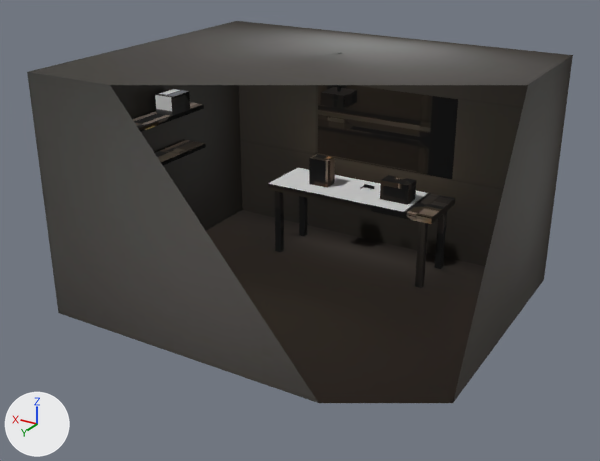
Renders of the glTF model app/public/assets/chapters/hub.glb from each side of a commit.
Camera for both pictures: a 50 mm camera at (-4.31, 7.42, 4.5) aimed at (0.02, 0.21, 0.9). The axes (+X, +Y, +Z) are drawn at lower left. The lights are the same throughout. The first picture is the older version. Everything nearer to the camera than a plane just in front of the edit is cut away. Vertices at exactly the same position are counted once.

In view in the first picture: 'CH_hub_static', 'GATE_clock', 'GATE_radio'.
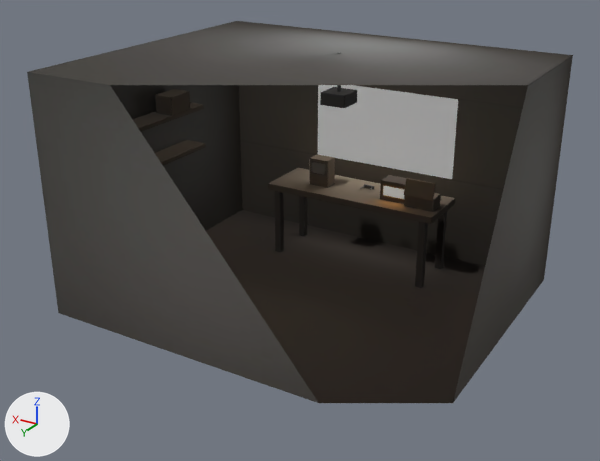
Where the change shows, as pixel boxes [x1, y1, x2, y2] in the pictures (600 x 461 px):
'GATE_toolbox', added: after [404, 193, 441, 212]
part 1 of me_ch_hub_static, added (brown): after [404, 178, 436, 201]
part 2 of me_ch_hub_static, surface changed (black to grey): [133, 85, 458, 237] in both

The change, as a list of edits to the scene's bpy script:
```text
Change me_ch_hub_static:
    used by ob_ch_hub_static; location = (0.0, 0.0, 0.0)
    remove me_ch_hub_static.from_pydata(...)  # 144 vertices, 194 faces; spans x -2.2..2.2, y -1.86..1.8, z 0.0..2.7
    add me_ch_hub_static.from_pydata(...)  # 176 vertices, 242 faces; spans x -2.2..2.2, y -1.86..1.8, z 0.0..2.7
    me_ch_hub_static part 1: 8 vertices added at x -1.04..-0.68, y -1.04..-0.96, z 1.06..1.26
    me_ch_hub_static part 2: 176 kept faces spanning x -1.1..2.19, y -1.86..1.3, z 0.0..2.7 get new texture (UV) coordinates
    other edits to the shape of me_ch_hub_static do not show in these pictures
Add me_gate_toolbox:
    me_gate_toolbox.from_pydata(...)  # a box spanning x -1.04..-0.68, y -1.21..-0.99, z 0.92..1.07
    me_gate_toolbox.materials.append(mat_hub_baked)  # picture img_hub_atlas
Add ob_gate_toolbox:
    ob_gate_toolbox = bpy.data.objects.new('GATE_toolbox', me_gate_toolbox)
    ob_gate_toolbox.location = (0.0, 0.0, 0.0)
```
